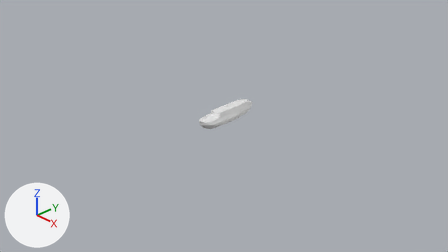
The Blender file Aufgabe01/aufgabe03_johann_feser.blend as it was, and as the next commit left it.
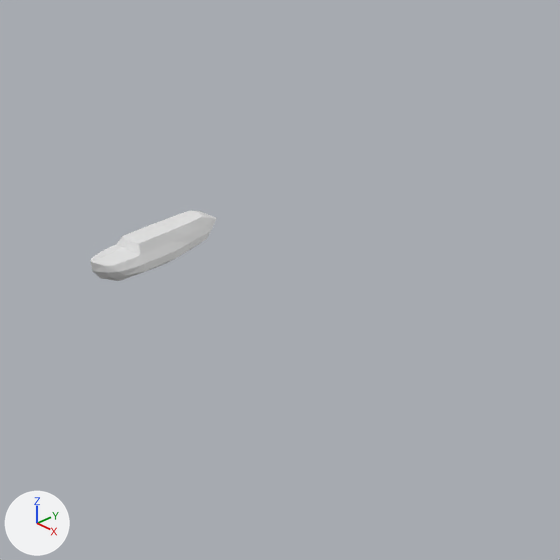
Old and new are each drawn from the file's camera 'Camera' and again close up on the part from 36% to 89% of the width and 4% to 98% of the height. The axes (+X, +Y, +Z) are drawn at lower left. The lights are the same throughout.
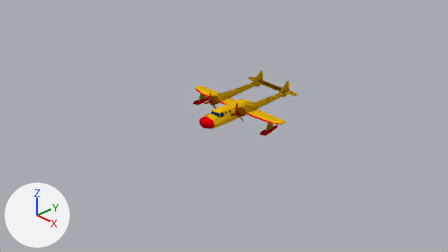
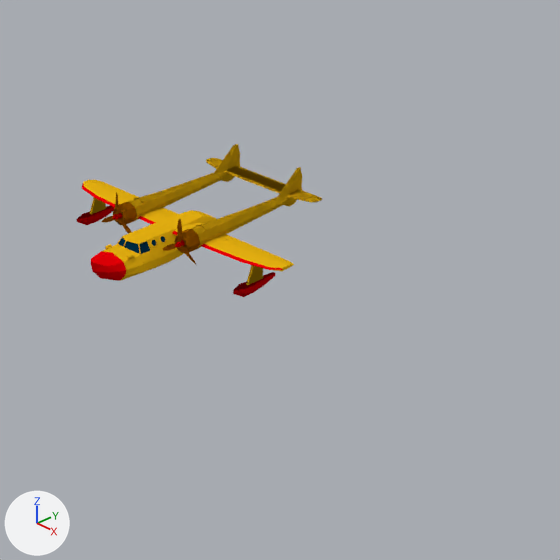
Pixel boxes (x1, y1, x2, y2) of what changed, in the close-ups (560 x 560 px):
'Engine and Back Wings', added (yellow)
    after: (112, 144, 323, 253)
'Wings', added (yellow)
    after: (82, 180, 294, 271)
'Propeller.001', added
    after: (77, 197, 275, 297)
'Wings.001', added (yellow)
    after: (94, 181, 288, 263)
'Propeller', added
    after: (102, 192, 196, 264)
'Engine and Back Wings.001', added
    after: (134, 193, 220, 231)
'Door', added
    after: (139, 240, 155, 264)
'Engine and Back Wings.003', added
    after: (235, 149, 302, 189)
'circle window', added
    after: (151, 236, 166, 247)
'Engine and Back Wings.002', added
    after: (215, 158, 321, 198)
'lamp', added
    after: (105, 244, 134, 259)
part 1 of me_plane, built on
    both: (95, 229, 176, 281)
part 2 of me_plane, built on
    before: (169, 210, 217, 242)
    after: (169, 210, 217, 225)
part 3 of me_plane, recoloured (white to yellow)
    both: (141, 218, 184, 267)
part 4 of me_plane, recoloured (white to red)
    both: (91, 256, 118, 278)

Edits to the bpy script that builds the scene:
```text
Change me_plane:
    remove me_plane.from_pydata(...)  # 63 vertices, 53 faces; spans x 0.0..0.181, y -0.582..0.661, z 0.003..0.293
    add me_plane.from_pydata(...)  # 110 vertices, 92 faces; spans x 0.0..0.181, y -0.582..0.658, z 0.003..0.293
    me_plane part 1
    7 vertices are removed from x 0.0..0.157, y -0.366..0.0, z 0.003..0.236
    20 faces are deleted
    1 vertex moves from x 0.133, y 0.129, z 0.208 to x 0.137, y 0.129, z 0.208
    40 vertices are added at x 0.0..0.179, y -0.367..0.0, z 0.003..0.292
    40 new faces join them, mat_yellow (yellow #e7b212)
    6 new faces join them, mat_red (red #e70007)
    1 new face joins them, mat_window (dark blue #002d46)
    me_plane part 2
    4 vertices are removed from x 0.0..0.068, y 0.497..0.661, z 0.11..0.284
    6 faces are deleted
    4 vertices move from x 0.077..0.117, y 0.448..0.502, z 0.22..0.284 to x 0.075..0.119, y 0.448..0.502, z 0.22..0.284
    18 vertices are added at x 0.0..0.14, y 0.426..0.658, z 0.041..0.292
    18 new faces join them, mat_yellow (yellow #e7b212)
    me_plane part 3: 23 faces spanning x 0.0..0.177, y 0.0..0.65, z 0.003..0.293 switch from no material to mat_yellow (yellow #e7b212)
    me_plane part 4: 4 faces spanning x 0.0..0.138, y -0.582..-0.431, z 0.061..0.232 switch from no material to mat_red (red #e70007)
    add me_plane.materials.append(mat_window)  # dark blue #002d46
Add me_cylinder_004:
    me_cylinder_004.from_pydata([(0.399, 1.279, 0.348), (0.399, 1.279, 0.366), (0.399, 1.345, 0.355), (0.568, 1.345, 0.355), (0.568, 1.287, 0.349), (0.568, 1.287, 0.365)], [], [(4, 0, 2, 3), (3, 2, 1, 5), (3, 5, 4), (0, 4, 5, 1), (2, 0, 1)])
    me_cylinder_004.materials.append(mat_yellow)  # yellow #e7b212
Add me_plane_004:
    me_plane_004.from_pydata([(0.481, 0.314, 0.251), (0.481, 0.314, 0.279), (0.481, 0.451, 0.26), (1.033, 0.351, 0.251), (1.033, 0.353, 0.278), (1.038, 0.451, 0.26), (0.821, 0.451, 0.26), (0.819, 0.327, 0.251), (0.819, 0.327, 0.278)], [], [(7, 3, 5, 6), (6, 5, 4, 8), (2, 6, 8, 1), (0, 7, 6, 2), (5, 3, 4), (2, 1, 0), (3, 7, 8, 4), (7, 0, 1, 8)])
    me_plane_004.materials.append(mat_yellow)  # yellow #e7b212
Add ob_lamp:
    ob_lamp = bpy.data.objects.new('lamp', me_plane_006)  # 68 vertices, 62 faces; spans x 0.0894..0.1356, y -0.3203..-0.2701, z 0.2029..0.2334; in mat_yellow (yellow #e7b212); modifiers MIRROR
    ob_lamp.location = (0.0, 0.0, 0.0)
Add ob_circle_window:
    ob_circle_window = bpy.data.objects.new('circle window', me_plane_005)  # 64 vertices, 52 faces; spans x 0.094..0.13, y -0.076..0.079, z 0.222..0.277; in mat_yellow (yellow #e7b212), mat_window (dark blue #002d46); modifiers MIRROR
    ob_circle_window.location = (0.0, 0.0, 0.0)
Add ob_engine_and_back_wings_003:
    ob_engine_and_back_wings_003 = bpy.data.objects.new('Engine and Back Wings.003', me_cylinder_005)  # 15 vertices, 14 faces; spans x 0.3299..0.3573, y 1.3061..1.3737, z 0.3724..0.5132; in mat_yellow (yellow #e7b212); modifiers MIRROR, MIRROR
    ob_engine_and_back_wings_003.location = (0.0, 0.0, 0.0)
Add ob_engine_and_back_wings_002:
    ob_engine_and_back_wings_002 = bpy.data.objects.new('Engine and Back Wings.002', me_cylinder_004)  # modifiers MIRROR, MIRROR
    ob_engine_and_back_wings_002.location = (0.0, 0.0, 0.0)
Add ob_wings_001:
    ob_wings_001 = bpy.data.objects.new('Wings.001', me_plane_004)  # modifiers MIRROR
    ob_wings_001.location = (0.0, 0.0, 0.0)
Add ob_engine_and_back_wings_001:
    ob_engine_and_back_wings_001 = bpy.data.objects.new('Engine and Back Wings.001', me_cylinder_003)  # 12 vertices, 10 faces; spans x 0.289..0.406, y 0.226..0.392, z 0.359..0.393; in mat_yellow (yellow #e7b212); modifiers MIRROR, MIRROR
    ob_engine_and_back_wings_001.location = (0.0, 0.0, 0.0)
Add ob_door:
    ob_door = bpy.data.objects.new('Door', me_plane_002)  # 14 vertices, 10 faces; spans x 0.0904..0.1726, y -0.2019..-0.0933, z 0.1463..0.2813; in mat_yellow (yellow #e7b212), mat_window (dark blue #002d46); modifiers MIRROR, SOLIDIFY
    ob_door.location = (0.0, 0.0, 0.0)
Add ob_propeller_001:
    ob_propeller_001 = bpy.data.objects.new('Propeller.001', me_cylinder_002)  # 58 vertices, 48 faces; spans x 0.753..0.92, y 0.034..0.474, z 0.014..0.267; in mat_yellow (yellow #e7b212), mat_red (red #e70007); modifiers MIRROR, MIRROR
    ob_propeller_001.location = (0.0, 0.0, 0.0)
Add ob_propeller:
    ob_propeller = bpy.data.objects.new('Propeller', me_cylinder_001)  # 32 vertices, 12 faces; spans x 0.164..0.531, y -0.008..0.002, z 0.194..0.512; in mat_yellow (yellow #e7b212), mat_light_brown (brown #a45a00); modifiers MIRROR, MIRROR
    ob_propeller.location = (0.0, 0.0, 0.0)
Add ob_engine_and_back_wings:
    ob_engine_and_back_wings = bpy.data.objects.new('Engine and Back Wings', me_cylinder)  # 270 vertices, 267 faces; spans x 0.0..0.607, y -0.051..1.371, z 0.219..0.554; in mat_yellow (yellow #e7b212), mat_brown (brown #ab6100), mat_red (red #e70007); modifiers MIRROR, MIRROR
    ob_engine_and_back_wings.location = (0.0, 0.0, 0.0)
Add ob_wings:
    ob_wings = bpy.data.objects.new('Wings', me_plane_001)  # 34 vertices, 30 faces; spans x 0.049..1.105, y 0.155..0.451, z 0.249..0.279; in mat_yellow (yellow #e7b212), mat_red (red #e70007); modifiers MIRROR
    ob_wings.location = (0.0, 0.0, 0.0)
```
